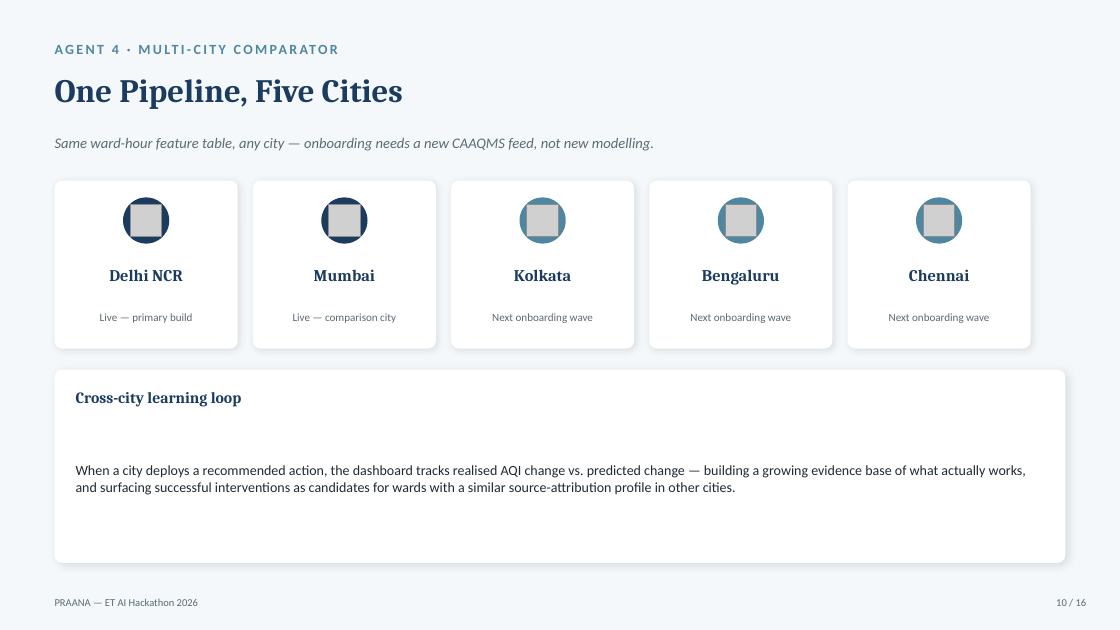
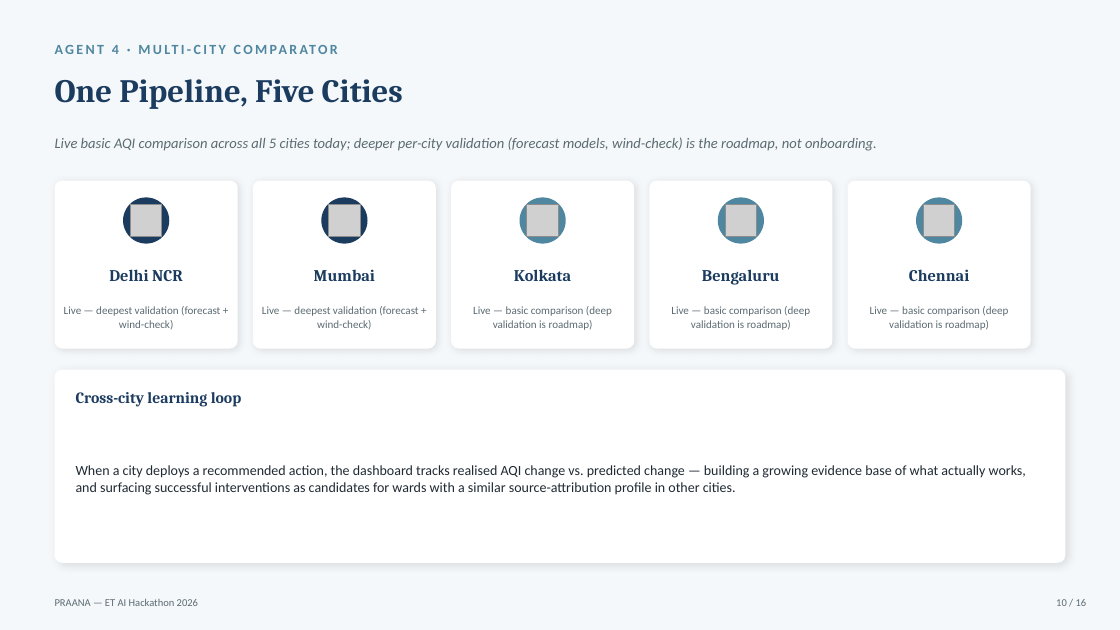
Before and after one commit to Aaditee13/praana-air-quality-intelligence, a slide deck: slide 10 of docs/PRAANA_Pitch_Deck.pptx. Drawn at 1120x630 pixels with LibreOffice and Linux fonts; fonts in the diff are those of the drawing; grey boxes stand for pictures. Boxes give left, top, right and bottom in pixels: in the first picture for what was removed or moved away, otherwise in the second. Text is boxed around its words. In the diff, an @@ line names an element or a change of style, - is before the commit and + after.

```diff
--- a/docs/PRAANA_Pitch_Deck.pptx
+++ b/docs/PRAANA_Pitch_Deck.pptx
@@ text at <box>55,137,877,151</box>: text changed @@
-Same ward-hour feature table, any city — onboarding needs a new CAAQMS feed, not new modelling.
+Live basic AQI comparison across all 5 cities today; deeper per-city validation (forecast models, wind-check) is the roadmap, not onboarding.
@@ text at <box>64,306,220,329</box>: text changed @@
-Live — primary build
+Live — deepest validation (forecast + wind-check)
@@ text at <box>262,306,418,329</box>: text changed @@
-Live — comparison city
+Live — deepest validation (forecast + wind-check)
@@ text at <box>473,306,612,330</box>: text changed @@
-Next onboarding wave
+Live — basic comparison (deep validation is roadmap)
@@ text at <box>671,306,810,330</box>: text changed @@
-Next onboarding wave
+Live — basic comparison (deep validation is roadmap)
@@ text at <box>870,306,1008,330</box>: text changed @@
-Next onboarding wave
+Live — basic comparison (deep validation is roadmap)
```
Also in this commit, not shown: 6 other slides changed, 3 other files.
